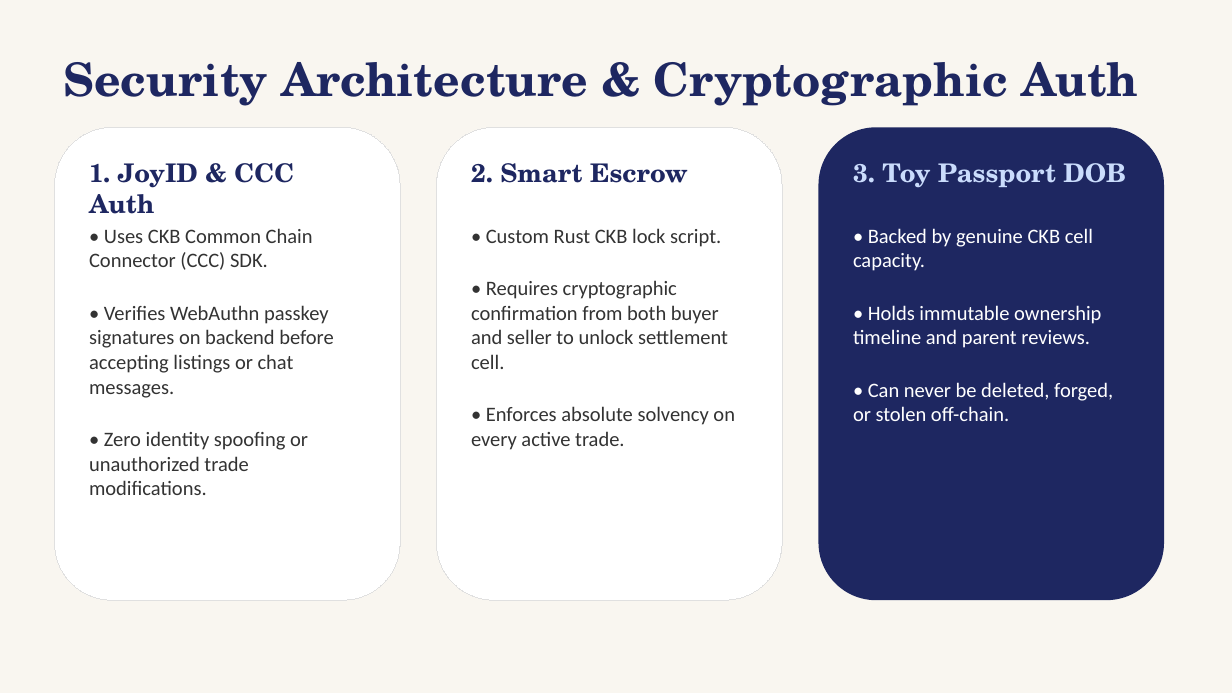
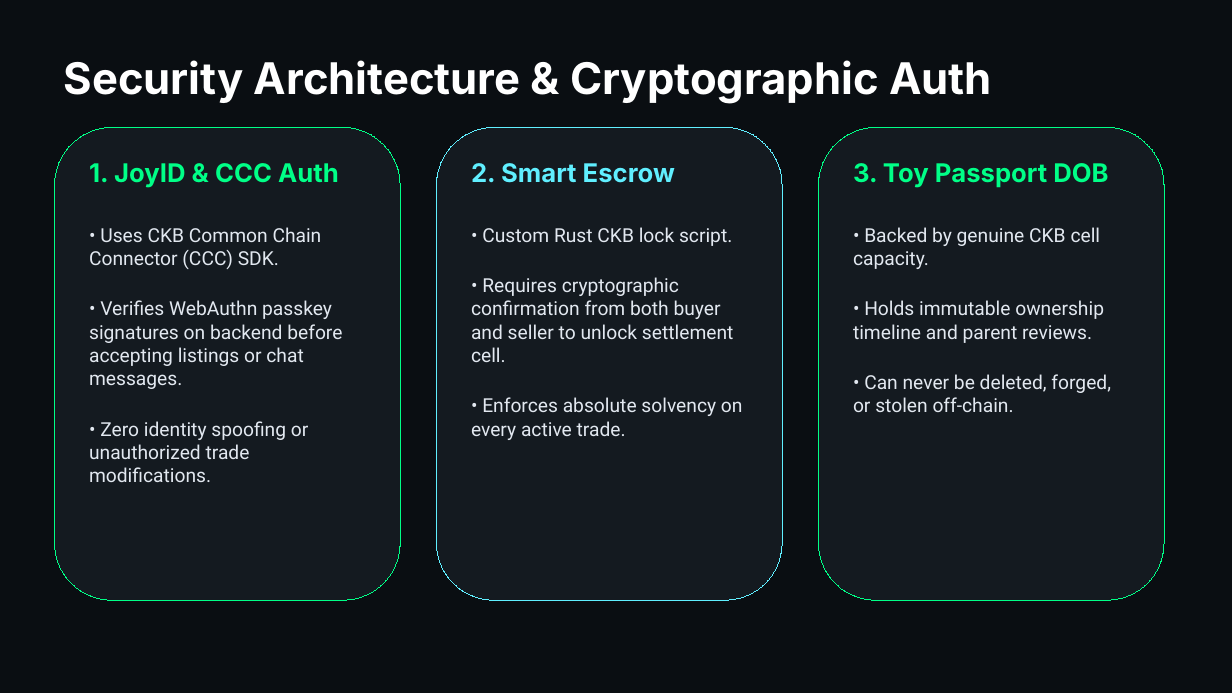
Before and after one commit to nghiadang391/Toy_trading_platform, a slide deck: slide 6 of toytrade_pitch.pptx. Drawn at 1232x693 pixels with LibreOffice and Linux fonts; fonts in the diff are those of the drawing. Boxes give left, top, right and bottom in pixels: in the first picture for what was removed or moved away, otherwise in the second. Text is boxed around its words. In the diff, an @@ line names an element or a change of style, - is before the commit and + after.

Commit message:
style: align pitch deck with signature ToyTrade dark and neon mint green palette

```diff
--- a/toytrade_pitch.pptx
+++ b/toytrade_pitch.pptx
@@ background #F9F6F0 to #0A0E12 @@
@@ text "Security Architecture & Cryptographic Auth" at (x1=64, y1=60, x2=992, y2=104): size 36 to 34 pt, font TeX Gyre Schola to Inter, text colour #1E2761 to #FFFFFF @@
@@ rounded rectangle at (x1=55, y1=128, x2=400, y2=601): fill #FFFFFF to #141A20; outline #E0E0E0 0.75 pt to #00FF87 0.75 pt @@
@@ rounded rectangle at (x1=436, y1=128, x2=782, y2=601): fill #FFFFFF to #141A20; outline #E0E0E0 0.75 pt to #60EFFF 0.75 pt @@
@@ rounded rectangle at (x1=819, y1=128, x2=1165, y2=601): fill #1E2761 to #141A20; outline none to #00FF87 0.75 pt @@
@@ text "1. JoyID & CCC Auth" at (x1=89, y1=163, x2=339, y2=188): font TeX Gyre Schola to Inter, text colour #1E2761 to #00FF87 @@
@@ text "2. Smart Escrow" at (x1=471, y1=163, x2=675, y2=183): font TeX Gyre Schola to Inter, text colour #1E2761 to #60EFFF @@
@@ text "3. Toy Passport DOB" at (x1=853, y1=163, x2=1108, y2=188): font TeX Gyre Schola to Inter, text colour #CADCFC to #00FF87 @@
@@ text "• Uses CKB Common Chain ..." at (x1=89, y1=227, x2=342, y2=482): size 16 to 15 pt, font Calibri to Roboto, text colour #333333 to #E2E8F0 @@
@@ text "• Custom Rust CKB lock ..." at (x1=471, y1=227, x2=743, y2=440): size 16 to 15 pt, font Calibri to Roboto, text colour #333333 to #E2E8F0 @@
@@ text "• Backed by genuine CKB ..." at (x1=853, y1=227, x2=1111, y2=412): size 16 to 15 pt, font Calibri to Roboto, text colour #FFFFFF to #E2E8F0 @@
```
Also in this commit, not shown: 6 other slides changed, 1 other file.
